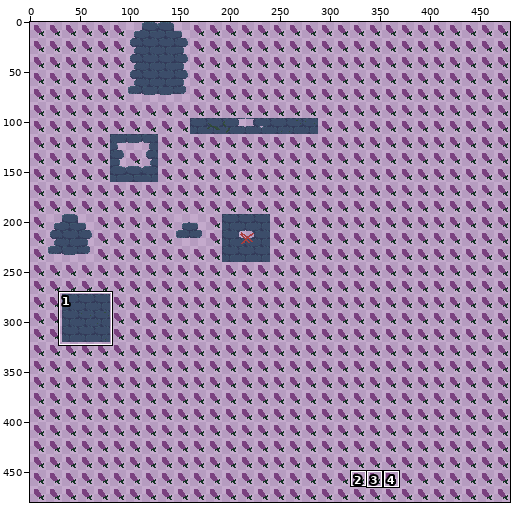
Two versions of one pixel-art file, Assets/Sprites/Tiles/background_bricks.aseprite. Above: a wide view before the commit, with the close-up outlined.
Close-up. The starting point:
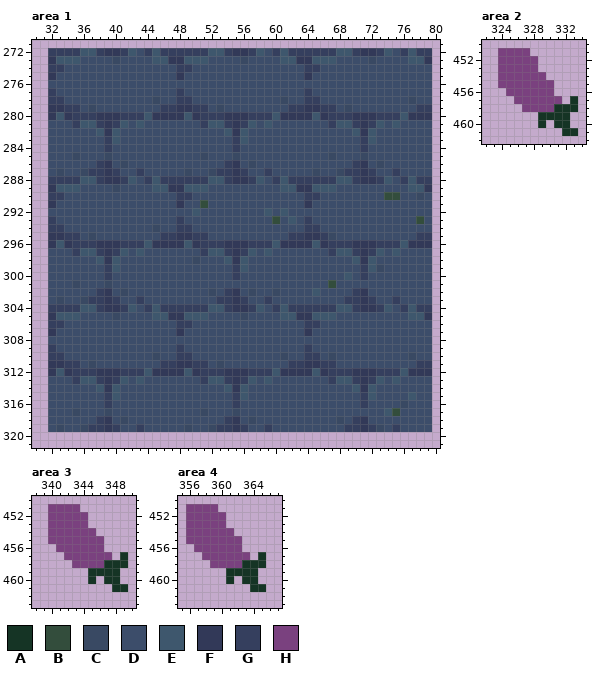
480x480 pixels, 1 frame. Colours within 5 levels of each other are drawn and written as one. Shown: area 1: x 30..80, y 271..321; area 2: x 322..334, y 450..462; area 3: x 338..350, y 450..463; area 4: x 355..367, y 450..463. The commit also changed other parts of the picture, which this record leaves out.
Palette (. is transparent): A #153425  B #334d3c  C #394963  D #3c4d6a  E #3e576d  F #323958  G #353f5e  H #7a417f
The same view after the edit:
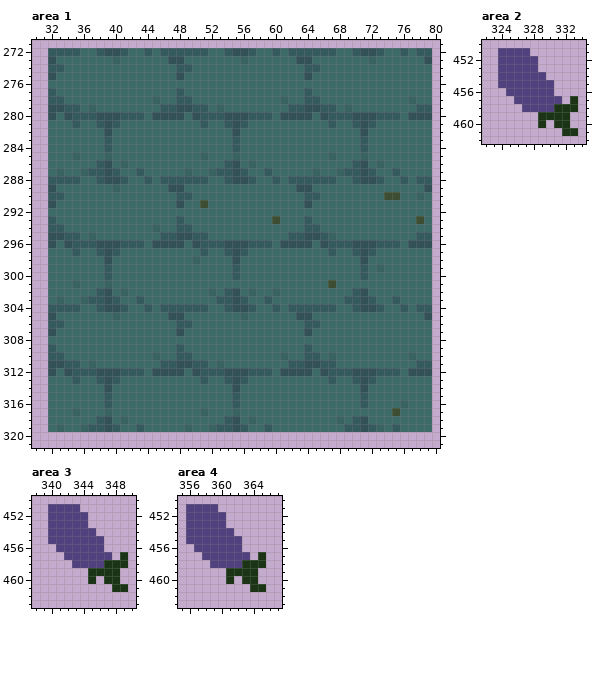
What changed:
@@ palette @@
-A #153425
+A #1a3415
-B #334d3c
+B #3b4d33
-C #394963
+C #396361
-D #3c4d6a
+D #3c6a68
-F #323958
+F #325258
-G #353f5e
+G #355a5e
-H #7a417f
+H #51417f
--- area 1
@@ x 30..80 @@
 271 ...................................................
-272 ..GGGGEEGFFGEDGEGGGGGGEEGFFGEDGEGGGGGGEEGFFGEDGEGG.
-273 ..FEEEDDDDCDDDDEEFFEEEDDDDCDDDDEEFFEEEDDDDCDDDDEEF.
+272 ..GGGGDDGFFGDDGDGGGGGGDDGFFGDDGDGGGGGGDDGFFGDDGDGG.
+273 ..FDDDDDDDCDDDDDDFFDDDDDDDCDDDDDDFFDDDDDDDCDDDDDDF.
 274 ..GGDDDDDDDDDDDDDDGGDDDDDDDDDDDDDDGGDDDDDDDDDDDDDD.
@@ x 30..80 @@
 279 ..FFGGDCDDDDDDDDGGFFGGDCDDDDDDDDGGFFGGDCDDDDDDDDGG.
-280 ..FEFGGGFFFGGGEFFFFEFGGGFFFGGGEFFFFEFGGGFFFGGGEFFF.
-281 ..DDDGEEGFGEDEDDDDDDDGEEGFGEDEDDDDDDDGEEGFGEDEDDDD.
-282 ..DDDDDDEFEDDDDDDDDDDDDDEFEDDDDDDDDDDDDDEFEDDDDDDD.
-283 ..DDDDDDDGEDDDDDDDDDDDDDDGEDDDDDDDDDDDDDDGEDDDDDDD.
+280 ..FDFGGGFFFGGGDFFFFDFGGGFFFGGGDFFFFDFGGGFFFGGGDFFF.
+281 ..DDDGDDGFGDDDDDDDDDDGDDGFGDDDDDDDDDDGDDGFGDDDDDDD.
+282 ..DDDDDDDFDDDDDDDDDDDDDDDFDDDDDDDDDDDDDDDFDDDDDDDD.
+283 ..DDDDDDDGDDDDDDDDDDDDDDDGDDDDDDDDDDDDDDDGDDDDDDDD.
 284 ..DDDDDDDGDDDDDDDDDDDDDDDGDDDDDDDDDDDDDDDGDDDDDDDD.
@@ x 30..80 @@
 287 ..DCDDCGGFGDDGDDDDDCDDCGGFGDDGDDDDDCDDCGGFGDDGDDDD.
-288 ..GGGGEEGFFGEDGEGGGGGGEEGFFGEDGEGGGGGGEEGFFGEDGEGG.
-289 ..FEEEDDDDCDDDDEEFFEEEDDDDDDDDDEEFFEEEDDDDDDDDDEEF.
+288 ..GGGGDDGFFGDDGDGGGGGGDDGFFGDDGDGGGGGGDDGFFGDDGDGG.
+289 ..FDDDDDDDCDDDDDDFFDDDDDDDDDDDDDDFFDDDDDDDDDDDDDDF.
 290 ..GGDDDDDDDDDDDDDDGGDDDDDDDDDDDDDDGGDDDDDDDDBBDDCD.
 291 ..FDDDDDDDDDDDDDDDFDDBDDDDDDDDDDDDFDDDDDDDDDDDDDDD.
-292 ..DDDDDDDDDDDDDDDDDDEDDDDDDDDEDEDDDDDDDDDDDDDDDDDD.
-293 ..GDDDDDDDDDDDDDDDGDDDDDDDDDDDBDEDGDDDDDDDDDDDDDBD.
+292 ..DDDDDDDDDDDDDDDDDDDDDDDDDDDDDDDDDDDDDDDDDDDDDDDD.
+293 ..GDDDDDDDDDDDDDDDGDDDDDDDDDDDBDDDGDDDDDDDDDDDDDBD.
 294 ..GGDDDDDDDDDDDCDDGGDDDDDDDDDDDDDDGGDDDDDDDDDDDDDD.
 295 ..FFGGDCDDDDDDDDGGFFGGDDDDDDDDDDGGFFGCDDDDDDDDDDGG.
-296 ..FEFGGGFFFGGGEFFFFEFGGGFFFGGGEFFFFEFGGGFFFGGGEFFF.
-297 ..DDDGEEGFGEDEDDDDDDDGEEGFGEDEDDDDDDDGEEGFGEDEDDDD.
-298 ..DDDDDDEFEDDDDDDDDDCDDDEFEDDDDDDDDDDDDDEFEDDDDDDD.
-299 ..DDDDDDDGEDDDDDDDDDDDDDDGEDDDDDDDDDDDDDDGECDDDDDD.
-300 ..DDDDDDDGDDDDDDDDDDDDDDDGDDDDDDDDDDDDDEDGDDDDDDDD.
+296 ..FDFGGGFFFGGGDFFFFDFGGGFFFGGGDFFFFDFGGGFFFGGGDFFF.
+297 ..DDDGDDGFGDDDDDDDDDDGDDGFGDDDDDDDDDDGDDGFGDDDDDDD.
+298 ..DDDDDDDFDDDDDDDDDDCDDDDFDDDDDDDDDDDDDDDFDDDDDDDD.
+299 ..DDDDDDDGDDDDDDDDDDDDDDDGDDDDDDDDDDDDDDDGDCDDDDDD.
+300 ..DDDDDDDGDDDDDDDDDDDDDDDGDDDDDDDDDDDDDDDGDDDDDDDD.
 301 ..DDDCDDDCDDDDDDDDDDDDDDDDDDDDDDDDDDDBDDDDDDDDDDDD.
-302 ..DDDDDDGFDCDDDDDDDDDDCDGFDCDDCDDDDEDDDDGFDDDDDDDD.
+302 ..DDDDDDGFDCDDDDDDDDDDCDGFDCDDCDDDDDDDDDGFDDDDDDDD.
 303 ..DCDDCGGFGDDGDDDDDDDDDGGFGDDGDDDDDDDDDGGFGDDGDDDD.
-304 ..GGGGEEGFFGEDGEGGGGGGEEGFFGEDGEGGGGGGEEGFFGEDGEGG.
-305 ..FEEEDDDDCDDDDEEFFEEEDDDDCDDDDEEFFEEEDDDDDDDDDEEF.
+304 ..GGGGDDGFFGDDGDGGGGGGDDGFFGDDGDGGGGGGDDGFFGDDGDGG.
+305 ..FDDDDDDDCDDDDDDFFDDDDDDDCDDDDDDFFDDDDDDDDDDDDDDF.
 306 ..GGDDDDDDDDDDDDDDGGDDDDDDDDDDDDDDGGDDDDDDDDDDDDDD.
@@ x 30..80 @@
 311 ..FFGGDCDDDDDDDDGGFFGGDCDDDDDDDDGGFFGGDDDDDDDDDDGG.
-312 ..FEFGGGFFFGGGEFFFFEFGGGFFFGGGEFFFFEFGGGFFFGGGEFFF.
-313 ..DDDGEEGFGEDEDDDDDDDGEEGFGEDEDDDDDDDGEEGFGEDEDDDD.
-314 ..DDDDDDEFEDDDDDDDDDDDDDEFEDDDDDDDDDDDDDEFEDDDDDDD.
-315 ..DDDDDDDGEDDDDDDDDDDDDDDGEDDDDDDDDDDDDDDGEDDDDEDD.
+312 ..FDFGGGFFFGGGDFFFFDFGGGFFFGGGDFFFFDFGGGFFFGGGDFFF.
+313 ..DDDGDDGFGDDDDDDDDDDGDDGFGDDDDDDDDDDGDDGFGDDDDDDD.
+314 ..DDDDDDDFDDDDDDDDDDDDDDDFDDDDDDDDDDDDDDDFDDDDDDDD.
+315 ..DDDDDDDGDDDDDDDDDDDDDDDGDDDDDDDDDDDDDDDGDDDDDDDD.
 316 ..DDDDDDDGDDDDDDDDDDDDDDDGDDDDDDDDDDDDDDDGDDDDCDDD.
-317 ..DDDCDDDCDDDDDDDDDDDCDDDCDDDDDDDDDDDDDDDDDDEBDDDD.
+317 ..DDDCDDDCDDDDDDDDDDDCDDDCDDDDDDDDDDDDDDDDDDDBDDDD.
 318 ..DDDDDDGFDCDDDDDDDDDDDDGFDCDDDDDDDDDDCDGFDDDDDDDD.
Where, in picture pixels (left, top, right, bottom), the same in both close-ups:
changed: (48, 48, 432, 432)
changed: (498, 48, 578, 136)
changed: (48, 504, 128, 592)
changed: (186, 504, 266, 592)
